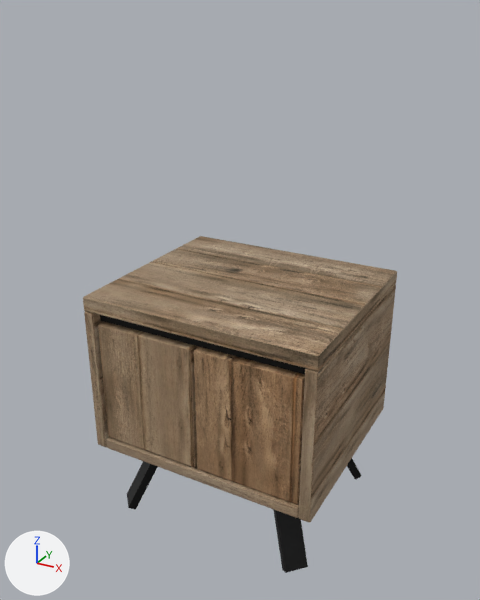
An edit to the glTF model models/nightstand-oregon.glb, drawn before and after from the same camera.
Both versions are drawn from a camera (50 mm lens) standing at (0.478, -0.895, 0.834) and looking at (-0.008, -0.01, 0.392). Lighting does not change. The marker at lower left points along +X, +Y and +Z. The first picture is the older version. Where no turn or scale is listed for an object, it has been applied to the vertices. Vertices at exactly the same position are counted once.
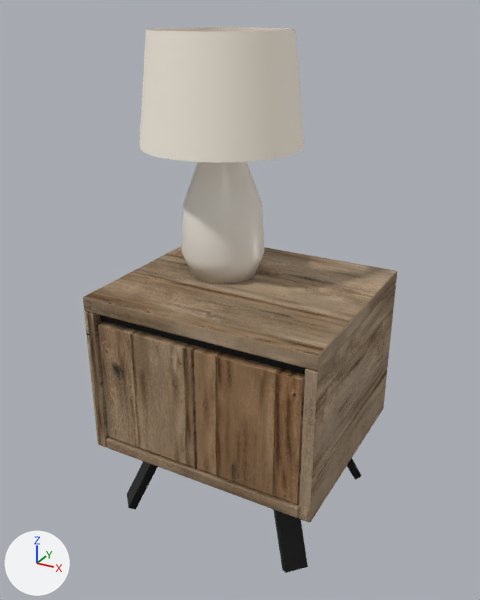
Pixel boxes (x1, y1, x2, y2) of what changed, in the pictures (480 x 600 px):
'decor.001', added: after (139, 27, 304, 163)
'decor', added: after (182, 162, 265, 284)
part 1 of me_mesh_0, surface changed: before (83, 236, 397, 522); after (83, 246, 397, 522)
part 2 of me_mesh_3, surface changed: (194, 347, 305, 504) in both

The change in detail:
Material 'lamp shade' (mat_lamp_shade) is new.
Its base color is (0.896, 0.847, 0.761) (white #f3ede2).
Its roughness is 0.95.
Its emission color is (0.0423, 0.0296, 0.0144) (brown #3a3020).
Its emission strength is 1.0.
Material 'ceramic' (mat_ceramic) is new.
Its base color is (0.863, 0.815, 0.738) (white #efe9df).
Its roughness is 0.35.
me_mesh_0 has 752 vertices, 1500 faces and spans x -0.2..0.2, y -0.175..0.175, z -0.14..0.14.
me_mesh_0 is used by ob_mesh_0; location (0.0, 0.0, 0.28).
me_mesh_0 part 1: texture (UV) coordinates of 1500 of 1500 faces, centred in x -0.2..0.2, y -0.175..0.175, z -0.14..0.14, changed; they spanned u 3.6..8.89, v -8.4..-0.97 and now span u 2.25..6.07, v -7.87..-3.32.
me_mesh_3 has 152 vertices, 300 faces and spans x -0.088..0.088, y -0.015..0.015, z -0.106..0.106.
me_mesh_3 is used by ob_mesh_3; location (0.09, -0.156, 0.269).
me_mesh_3 part 2: texture (UV) coordinates of 300 of 300 faces, centred in x -0.088..0.088, y -0.015..0.015, z -0.106..0.106, changed; they spanned u 7.77..8.03, v -7.45..-7.19 and now span u 1.53..1.79, v -1.9..-1.63.
Mesh me_mesh_6 is new.
It has 80 vertices, 80 faces and spans x -0.13..0.13, y -0.13..0.13, z -0.085..0.085.
It uses material mat_lamp_shade (white #f3ede2).
Mesh me_mesh_5 is new.
It has 194 vertices, 384 faces and spans x -0.07..0.07, y -0.07..0.07, z -0.125..0.125.
It uses material mat_ceramic (white #efe9df).
Object 'decor.001' (ob_decor_001) is new; it shows me_mesh_6.
Its location is (-0.06, 0.025, 0.72).
Object 'decor' (ob_decor) is new; it shows me_mesh_5.
Its location is (-0.06, 0.025, 0.545).
